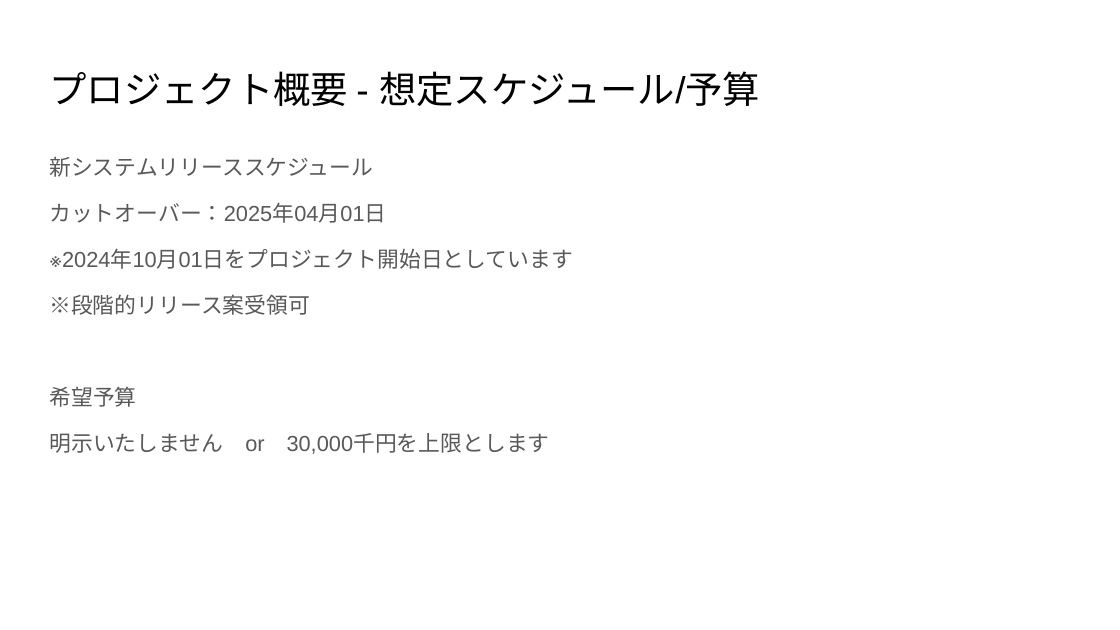
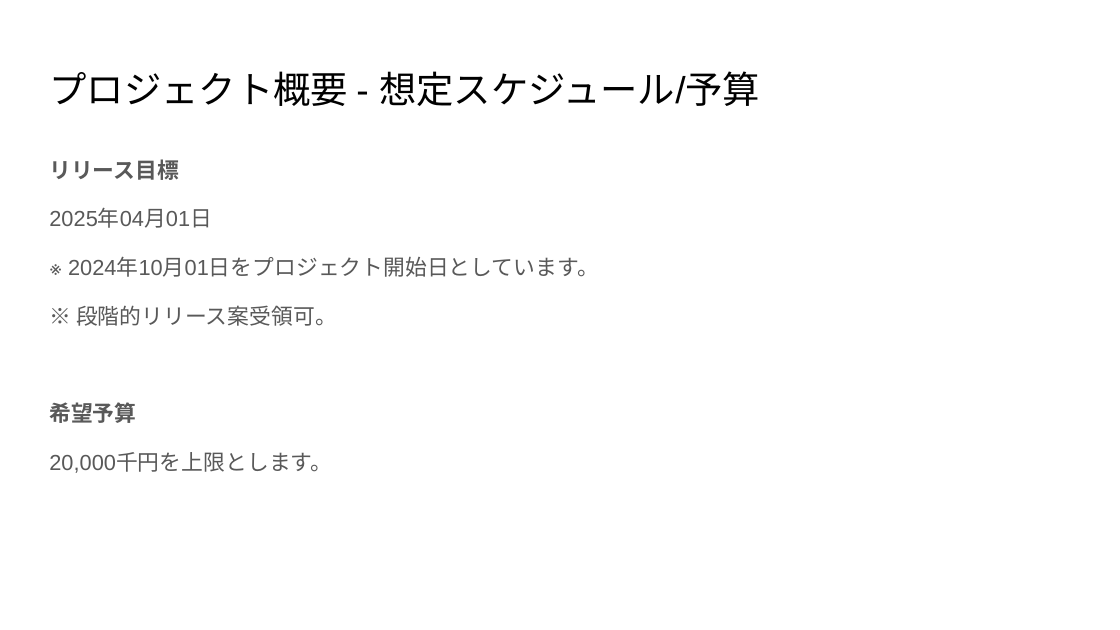
Before and after one commit to tomoriyamaaa/pm-cause-ec, a slide deck: slide 6 of RFP/RFP.pptx (slide 5 before the commit). Drawn at 1120x630 pixels with LibreOffice and Linux fonts; fonts in the diff are those of the drawing. Boxes give left, top, right and bottom in pixels: in the first picture for what was removed or moved away, otherwise in the second. Text is boxed around its words. In the diff, an @@ line names an element or a change of style, - is before the commit and + after.

```diff
--- a/RFP/RFP.pptx
+++ b/RFP/RFP.pptx
@@ text at bbox=[49, 159, 599, 326]: text changed @@
-新システムリリーススケジュール
-カットオーバー：2025年04月01日
-※2024年10月01日をプロジェクト開始日としています
-※段階的リリース案受領可
+リリース目標
+2025年04月01日
+※ 2024年10月01日をプロジェクト開始日としています。
+※ 段階的リリース案受領可。
@@ text at bbox=[49, 402, 136, 423]: bold on in "希望予算"; line spacing 1.05 to 1.15 @@
@@ text at bbox=[49, 452, 332, 473]: text changed @@
-明示いたしません or 30,000千円を上限とします
+20,000千円を上限とします。
```
Also in this commit, not shown: 8 other slides changed, 4 slides added.
